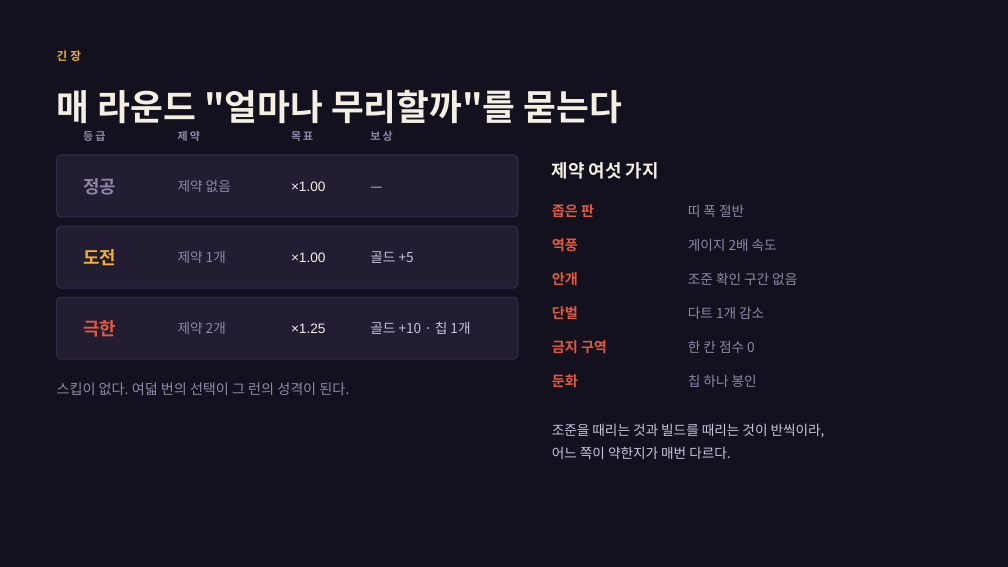
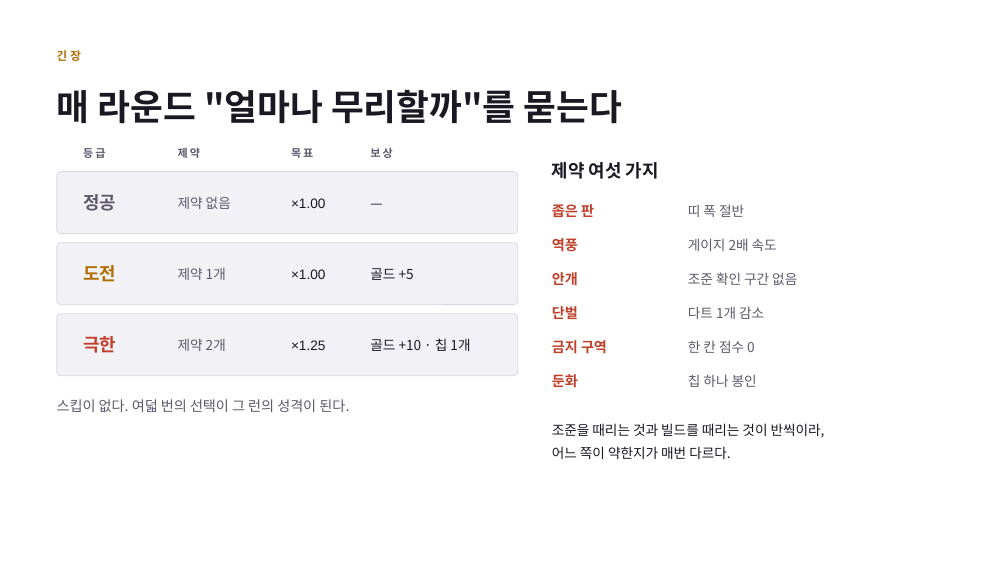
Before and after one commit to GGbong69/test-03, a slide deck: slide 7 of docs/기획서.pptx (slide 6 before the commit). Drawn at 1008x567 pixels with LibreOffice and Linux fonts; fonts in the diff are those of the drawing. Boxes give left, top, right and bottom in pixels: in the first picture for what was removed or moved away, otherwise in the second. Text is boxed around its words. In the diff, an @@ line names an element or a change of style, - is before the commit and + after.

```diff
--- a/docs/기획서.pptx
+++ b/docs/기획서.pptx
@@ background #14111F to #FFFFFF @@
@@ text "긴장" at (x1=57, y1=50, x2=81, y2=61): text colour #F2B134 to #B06E00 @@
@@ text colour #C9C2DD to #1A1822 in 4 elements at (x1=552, y1=423, x2=825, y2=459), (x1=370, y1=268, x2=414, y2=280), (x1=370, y1=338, x2=470, y2=351), (x1=371, y1=172, x2=529, y2=234) @@
@@ text "도전" at (x1=83, y1=265, x2=116, y2=282): text colour #F2B134 to #B06E00 @@
@@ 17 texts, 3 rounded rectangles moved together from (x1=57, y1=131, x2=529, y2=395) to (x1=57, y1=148, x2=529, y2=412) @@
@@ fill #221D33 to #F2F1F5; outline #322B49 1 pt to #D9D7E0 0.75 pt in 3 elements at (x1=57, y1=172, x2=518, y2=234), (x1=57, y1=243, x2=518, y2=305), (x1=57, y1=314, x2=518, y2=376) @@
@@ text colour #E2593F to #C0402A in 7 elements at (x1=552, y1=204, x2=594, y2=217), (x1=552, y1=238, x2=578, y2=252), (x1=552, y1=272, x2=578, y2=286), (x1=552, y1=306, x2=578, y2=319), (x1=552, y1=340, x2=607, y2=354), (x1=552, y1=374, x2=578, y2=388), (x1=83, y1=336, x2=116, y2=353) @@
@@ text colour #F4EFE2 to #1A1822 in 5 elements at (x1=57, y1=90, x2=622, y2=124), (x1=552, y1=162, x2=659, y2=179), (x1=291, y1=198, x2=325, y2=208), (x1=291, y1=269, x2=325, y2=279), (x1=291, y1=340, x2=325, y2=350) @@
@@ text colour #8F86A8 to #5E5A6B in 15 elements at (x1=688, y1=204, x2=744, y2=217), (x1=688, y1=238, x2=777, y2=251), (x1=688, y1=272, x2=797, y2=285), (x1=688, y1=306, x2=764, y2=319), (x1=688, y1=340, x2=755, y2=353), (x1=688, y1=374, x2=757, y2=387), (x1=83, y1=148, x2=105, y2=158), (x1=178, y1=148, x2=200, y2=158), (x1=291, y1=148, x2=313, y2=158), (x1=370, y1=148, x2=392, y2=158), (x1=83, y1=194, x2=116, y2=211), (x1=178, y1=197, x2=231, y2=209), (x1=178, y1=268, x2=226, y2=280), (x1=178, y1=339, x2=226, y2=351), (x1=57, y1=399, x2=349, y2=412) @@
```
Also in this commit, not shown: 10 other slides changed, 3 slides added, 5 other files.
